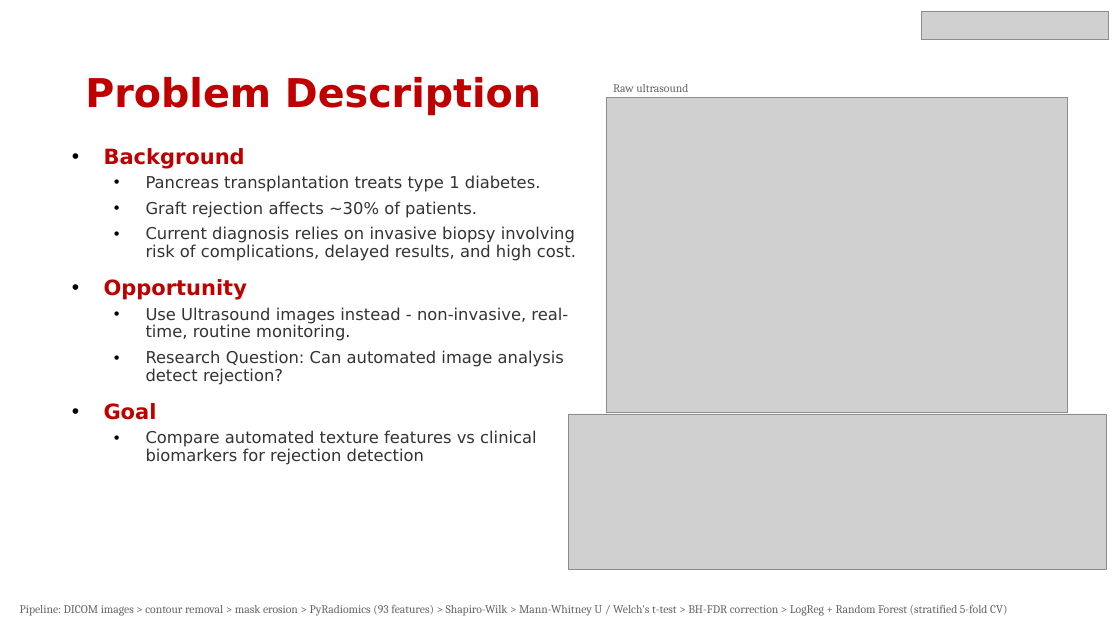
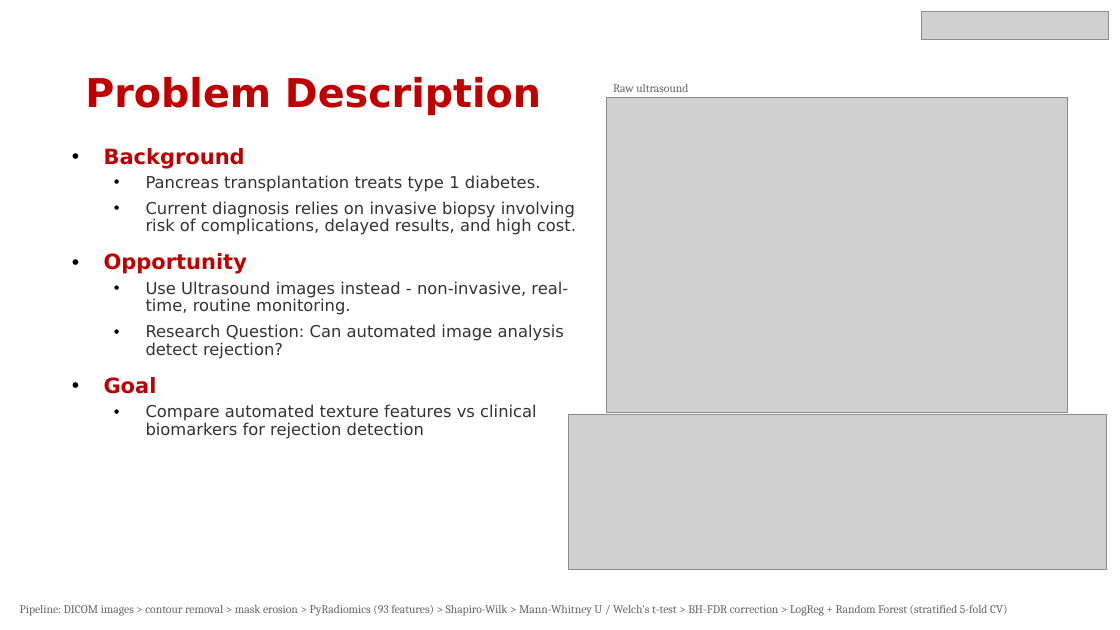
Before and after one commit to daniel-duhnev/pancreas-us-radiomics, a slide deck: slide 2 of analysis/presentations/spring_event_presentation_final.pptx. Drawn at 1120x630 pixels with LibreOffice and Linux fonts; fonts in the diff are those of the drawing; grey boxes stand for pictures. Boxes give left, top, right and bottom in pixels: in the first picture for what was removed or moved away, otherwise in the second. Text is boxed around its words. In the diff, an @@ line names an element or a change of style, - is before the commit and + after.

Commit message:
Remove the specific percentage from the presentation and just say rejection is a common complication. If you want to mention our dataset's rate, be explicit: "in our cohort, 29% of studies (21 of 55 patients) involved rejection" . Don't present our single-hospital number as if it's a general medical statistic

```diff
--- a/analysis/presentations/spring_event_presentation_final.pptx
+++ b/analysis/presentations/spring_event_presentation_final.pptx
@@ text at bbox=[146, 201, 477, 218]: paragraph removed @@
-  • Graft rejection affects ~30% of patients.
```
Also in this commit, not shown: 1 other file.
